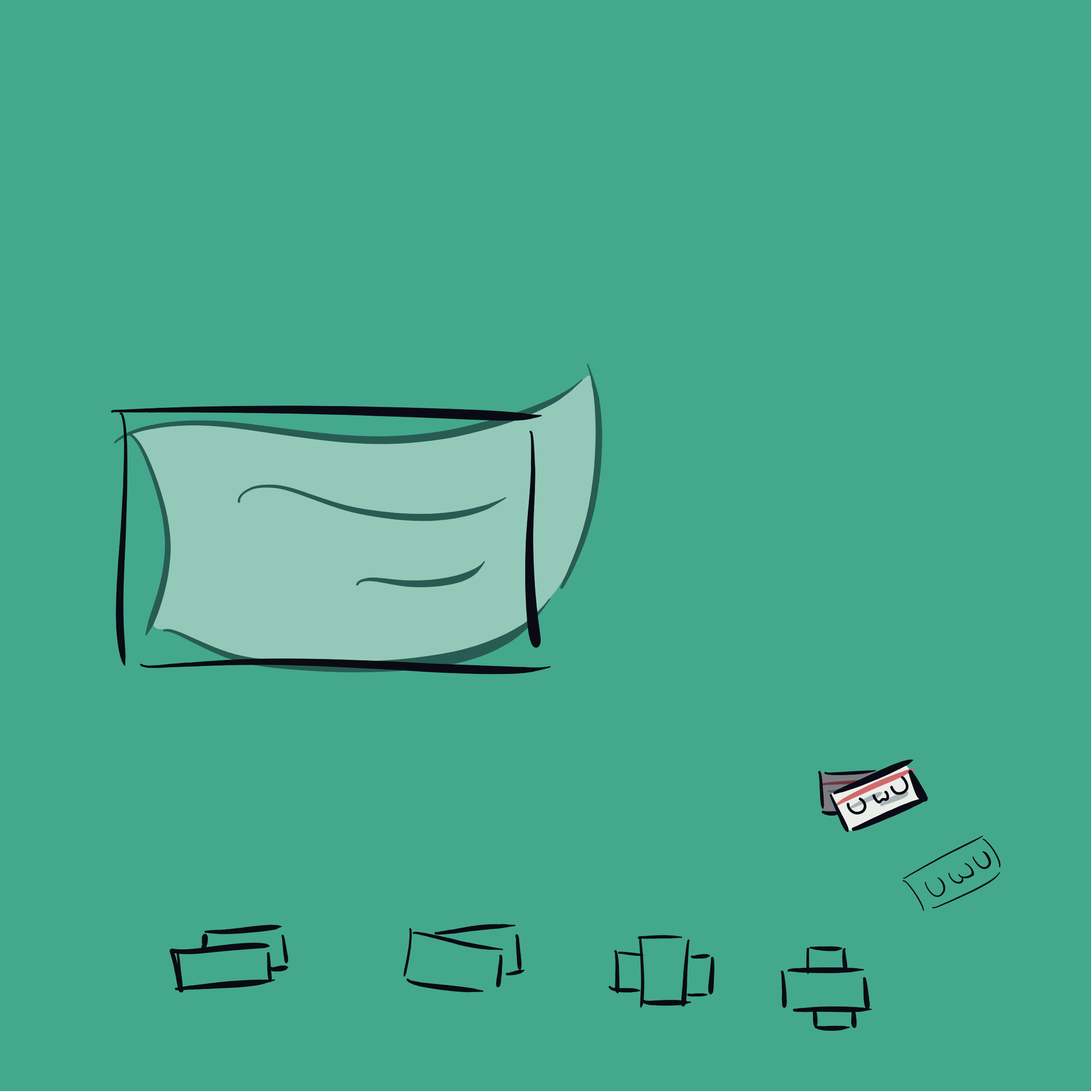
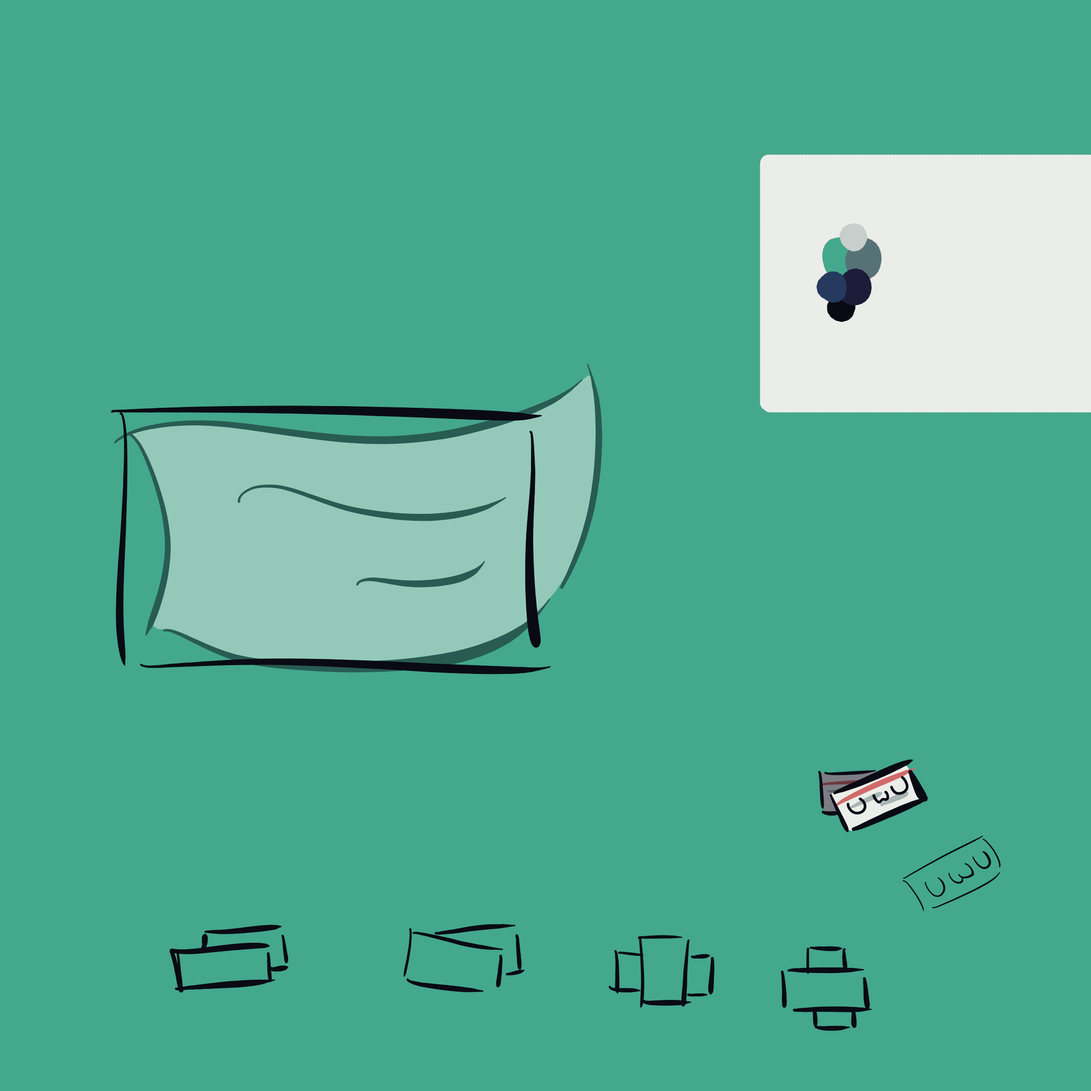
Comparing the layer stacks of the two 1091 × 1091 images. Changes:
painted on "Paint Layer 10" (2nd of 2, in "r" › "Group 3" › "Group 11") over 760, 394, 874, 413
added group "Group 19" with 8 layers in group "Group 3" over 760, 154, 1091, 413
added group "Group 22" with 6 layers in group "Group 19" over 788, 197, 1071, 339
added layer "Paint Layer 24" in group "Group 22" over 788, 253, 874, 310
added layer "Paint Layer 23" in group "Group 22" over 816, 253, 874, 310
added layer "Paint Layer 26" in group "Group 22" over 816, 281, 874, 339
added layer "Paint Layer 25" in group "Group 22" over 816, 197, 874, 254
added layer "Paint Layer 21" in group "Group 22" over 845, 225, 1071, 282
added layer "Paint Layer 20" in group "Group 22" over 816, 225, 874, 310
added layer "Paint Layer 18" in group "Group 19" over 760, 154, 1091, 413
painted on "Paint Layer 2" over 760, 154, 1091, 413
